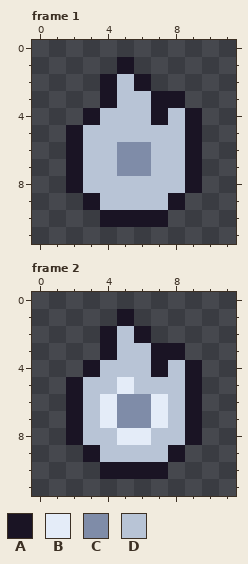
Pixel-art file: tools/art/sparks/spark_spectral.aseprite. Above, as it was before the edit.
12x12 pixels, 4 frames. Shown: frame 1, frame 2. The commit also changed other frames, which this record leaves out.
Visible layers, top first: "glow", "base".
Palette (. is transparent): A #1a1424  B #e4ecf8  C #7f8ca8  D #b8c4d6
Pixels before, frame 1, first column x 2:
 1 ...A....
 2 ..ADA...
 3 ..ADDAA.
 4 .ADDDADA
 5 ADDDDDDA
 6 ADDCCDDA
 7 ADDCCDDA
 8 ADDDDDDA
 9 .ADDDDA.
10 ..AAAA..
Pixels before, frame 2, first column x 2:
 1 ...A....
 2 ..ADA...
 3 ..ADDAA.
 4 .ADDDADA
 5 ADDBDDDA
 6 ADBCCBDA
 7 ADBCCBDA
 8 ADDBBDDA
 9 .ADDDDA.
10 ..AAAA..
And afterwards:
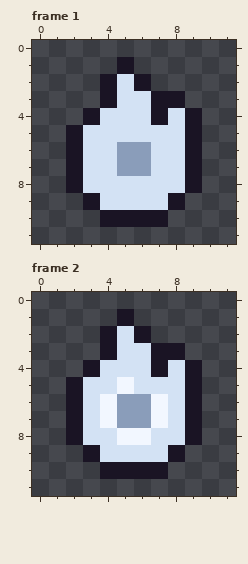
Difference:
Colour B changes from #e4ecf8 to #f2f7ff.
Colour C changes from #7f8ca8 to #8a9dba.
Colour D changes from #b8c4d6 to #d3e2f4.
